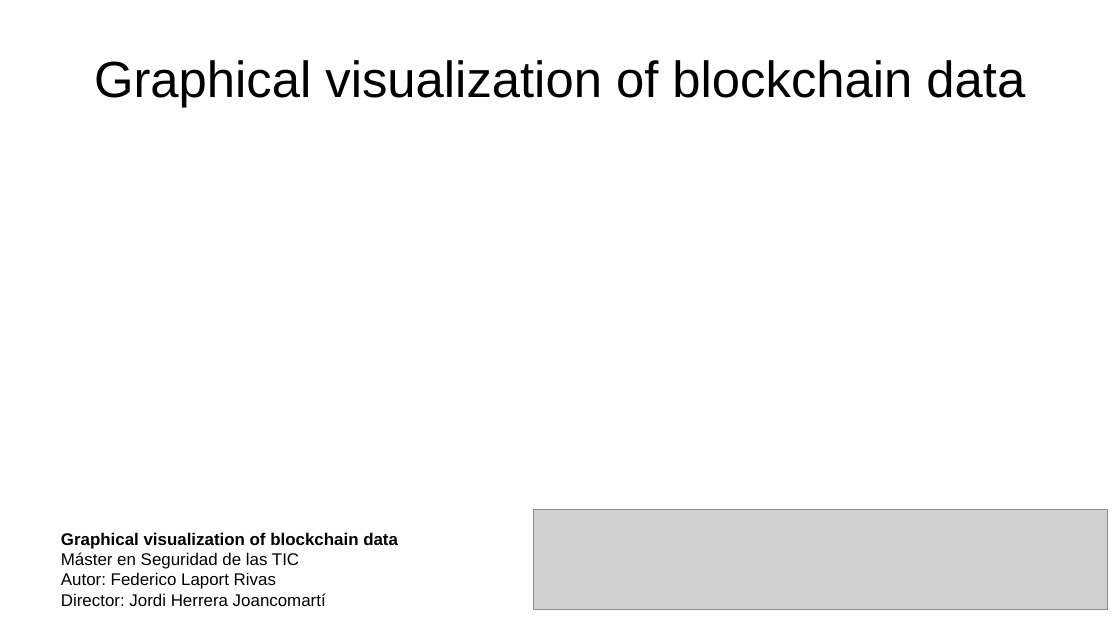
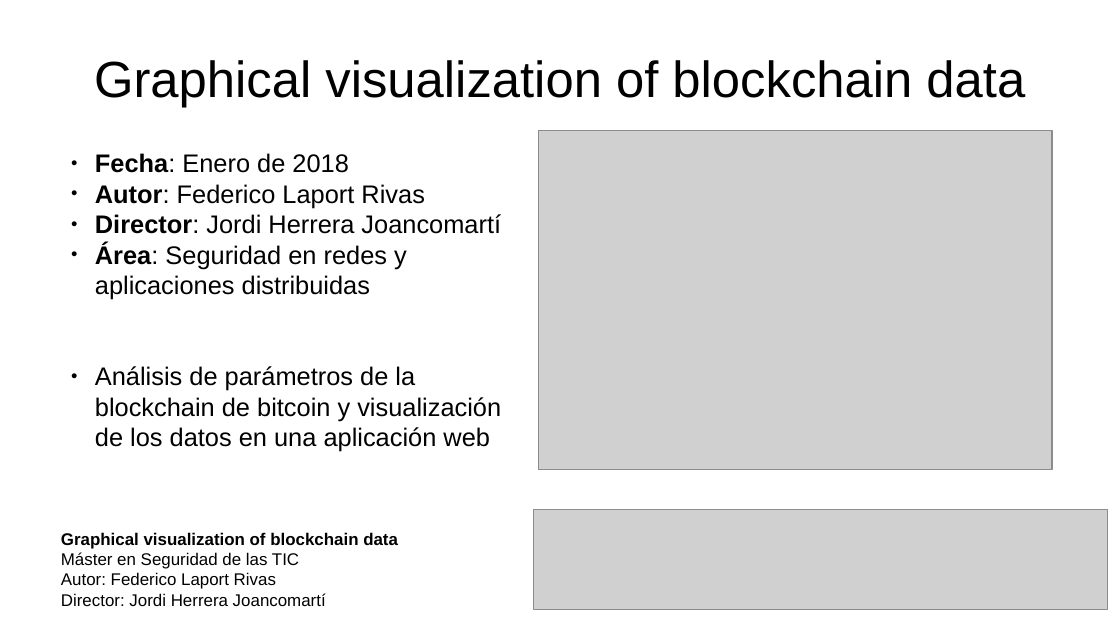
Before and after one commit to acrowise/chainplots, a slide deck: slide 1 of tfm_presentacion.odp. Drawn at 1120x630 pixels with LibreOffice and Linux fonts; fonts in the diff are those of the drawing; grey boxes stand for pictures. Boxes give left, top, right and bottom in pixels: in the first picture for what was removed or moved away, otherwise in the second. Text is boxed around its words. In the diff, an @@ line names an element or a change of style, - is before the commit and + after.

```diff
--- a/tfm_presentacion.odp
+++ b/tfm_presentacion.odp
@@ picture added at [539, 130, 1053, 470] @@
@@ text added at [95, 153, 501, 452], 18 pt, text #000000 @@
+● Fecha: Enero de 2018
+● Autor: Federico Laport Rivas
+● Director: Jordi Herrera Joancomartí
+● Área: Seguridad en redes y aplicaciones distribuidas
+● Análisis de parámetros de la blockchain de bitcoin y visualización de los datos en una aplicación web
```
Also in this commit, not shown: 14 other slides changed, 2 slides added, 1 other file.
